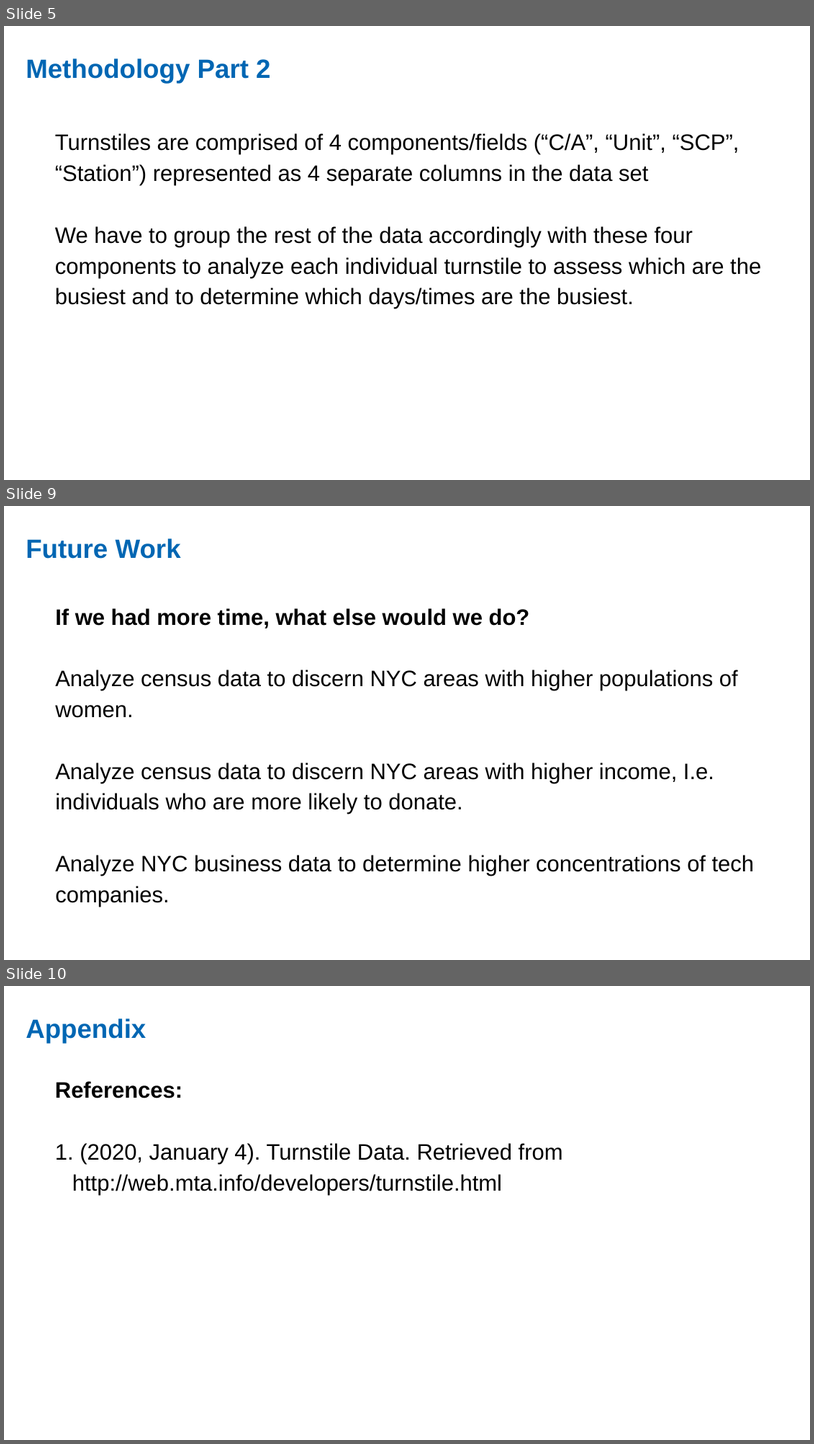
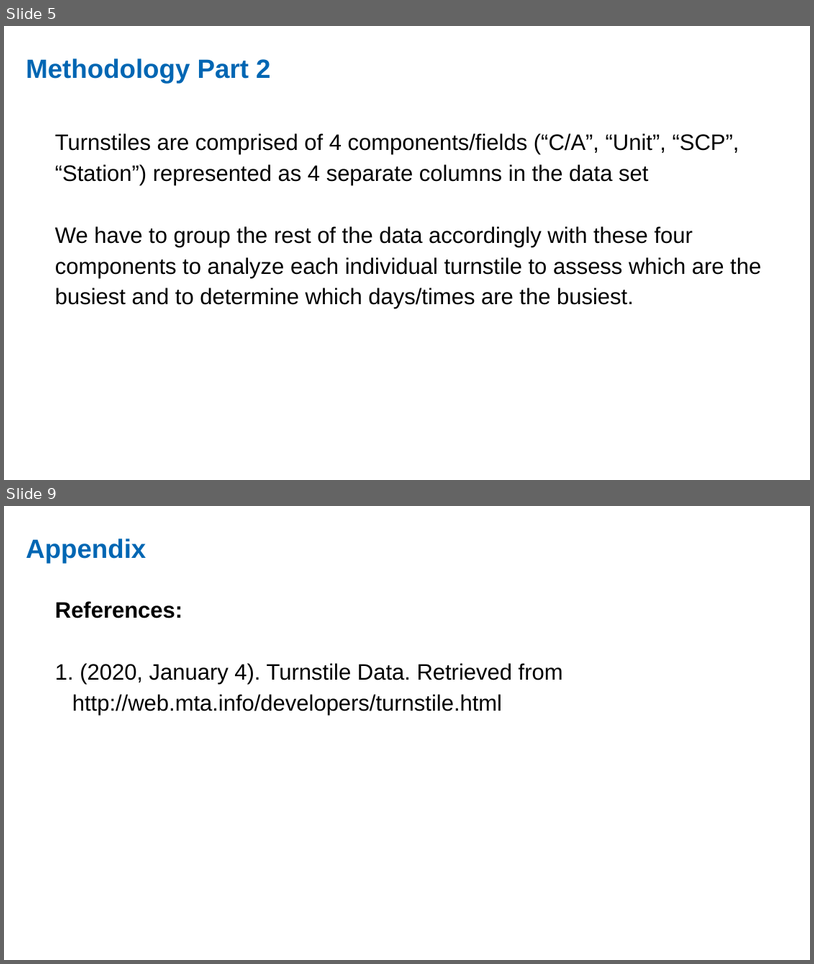
Before and after one commit to ekand/mtacular, a slide deck: reports/MTA_Data_PP.odp. Shown one above the other, each under a label of ours: slides 5, 9 and 10 before the commit, slides 5 and 9 after it; the slides between them are not shown. The pictures are 814x1444 and 814x964 pixels, drawn with LibreOffice and Linux fonts; fonts in the diff are those of the drawing. Boxes give left, top, right and bottom in pixels: in the first picture for what was removed or moved away, otherwise in the second. Text is boxed around its words. In the diff, an @@ line names an element or a change of style, - is before the commit and + after.

```diff
--- a/reports/MTA_Data_PP.odp
+++ b/reports/MTA_Data_PP.odp
@@ slide 9 removed at (4,506,810,960), background #FFFFFF @@
@@ text removed at (26,538,181,559) @@
-Future Work
@@ text removed at (55,608,755,906) @@
-If we had more time, what else would we do?
-Analyze census data to discern NYC areas with higher populations of women.
-Analyze census data to discern NYC areas with higher income, I.e. individuals who are more likely to donate.
-Analyze NYC business data to determine higher concentrations of tech companies.
@@ what was slide 10 is now slide 9 @@
```
Also in this commit, not shown: 1 slide changed, 2 slides added, 2 other slides removed.
